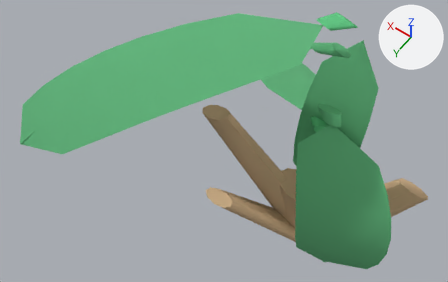
The glTF model web-forest/public/model/species/pandanus-odorifer.glb as it was, and as the next commit left it.
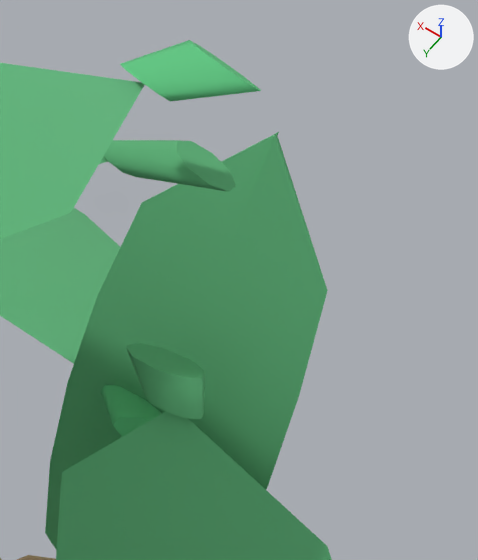
Old and new are each drawn whole from a camera (50 mm lens) standing at (-0.723, 1.228, 2.158) and looking at (0.053, 0.142, 0.451) and again close up on the part from 62% to 95% of the width and 0% to 60% of the height. Every picture has the same lights, and +X, +Y and +Z are marked at upper right. The last two pictures show the newer version. Where no turn or scale is listed for an object, it has been applied to the vertices. Vertices at exactly the same position are counted once.

Names of what the first close-up shows: 'p3', 'p4', 'p6', 'p7', 'trunk'.
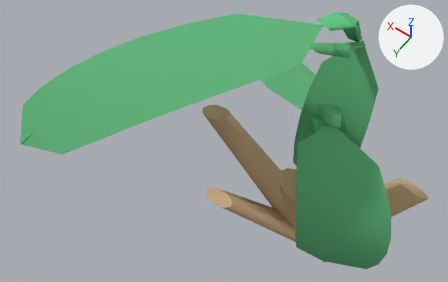
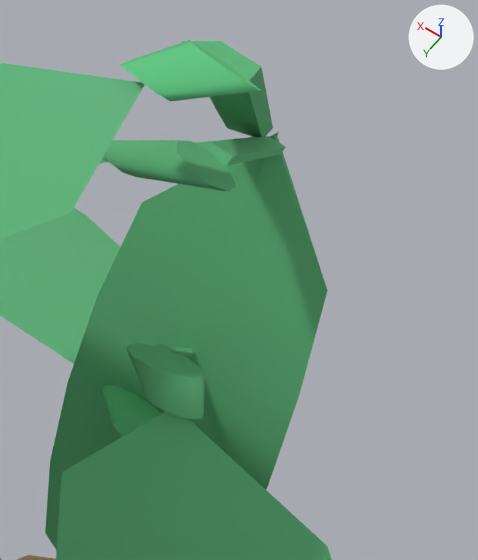
Changed parts and their boxes [x1, y1, x2, y2] in the close-ups (478 x 560 px):
'p7', reshaped: before [0, 40, 261, 239]; after [0, 40, 273, 239]
'p6', reshaped: before [99, 140, 236, 191]; after [99, 136, 285, 191]
part 1 of me_mesh_6, added (green): after [196, 136, 285, 166]
part 2 of me_mesh_7, added (green): after [181, 41, 273, 137]

What the commit changed:
me_mesh_6 is used by ob_p6; location (-0.258, 0.019, 0.962).
me_mesh_6 had 52 vertices, 96 faces and spanned x -0.03..0.872, y -0.019..0.252, z -0.575..0.008.
me_mesh_6 now has 77 vertices, 140 faces and spans x -0.03..0.872, y -0.154..0.252, z -0.575..0.008.
Part 1, on me_mesh_6:
11 vertices are added at x -0.013..0.025, y -0.154..-0.012, z -0.092..0.0.
20 new faces join them.
Other edits to the shape of me_mesh_6 do not show in these pictures.
me_mesh_7 is used by ob_p7; location (-0.258, 0.019, 1.069).
me_mesh_7 had 52 vertices, 96 faces and spanned x -0.036..0.828, y -0.013..0.594, z -0.496..0.009.
me_mesh_7 now has 77 vertices, 140 faces and spans x -0.036..0.828, y -0.168..0.594, z -0.496..0.009.
Part 2, on me_mesh_7:
11 vertices are added at x -0.021..0.061, y -0.168..0.003, z -0.196..-0.004.
20 new faces join them.
Other edits to the shape of me_mesh_7 do not show in these pictures.
